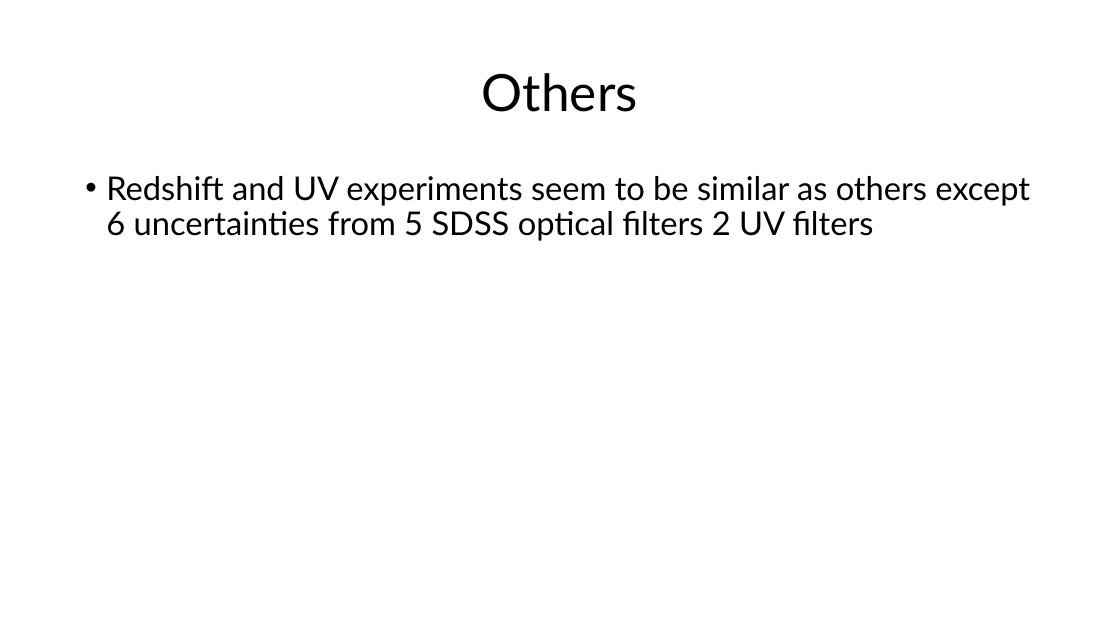
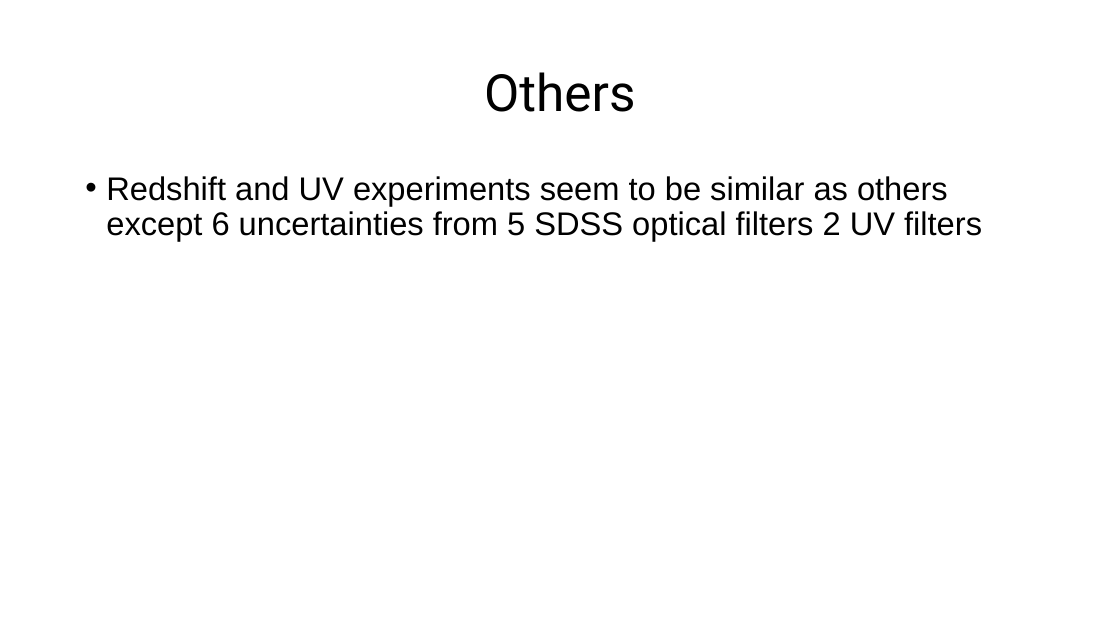
Before and after one commit to Tazering/Research, a slide deck: slide 6 of fox_multimessenger-astronomy/documentation/Model Architectures.pptx. Drawn at 1120x630 pixels with LibreOffice and Linux fonts; fonts in the diff are those of the drawing. Boxes give left, top, right and bottom in pixels: in the first picture for what was removed or moved away, otherwise in the second. Text is boxed around its words. In the diff, an @@ line names an element or a change of style, - is before the commit and + after.

```diff
--- a/fox_multimessenger-astronomy/documentation/Model Architectures.pptx
+++ b/fox_multimessenger-astronomy/documentation/Model Architectures.pptx
@@ title "Others" at [484, 72, 635, 112]: font Lato to Roboto @@
@@ text "Redshift and UV experiments seem ..." at [106, 176, 982, 241]: font Lato to Arial; less space between paragraphs @@
```
Also in this commit, not shown: 5 other slides changed, 5 slides added, 4 other files.
